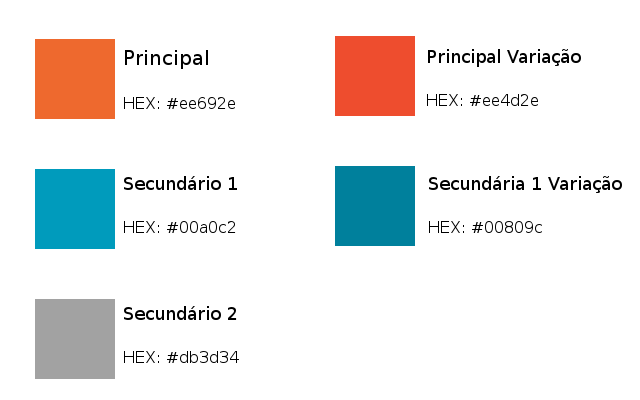
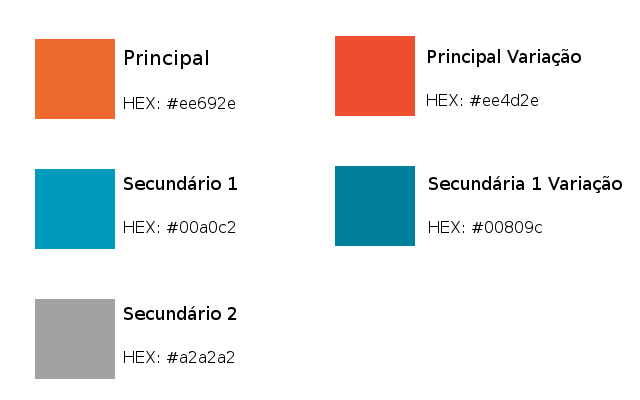
Layers edited between the first and the second w=640, h=400 image:
painted on "Secundário 2 ..." over [180, 351, 239, 363]
